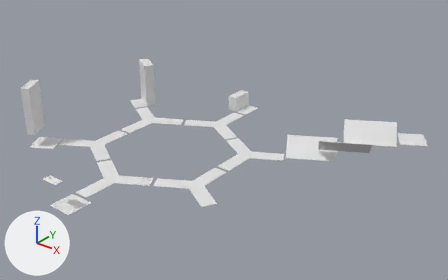
The Blender file Assets/Resources/Levels/IntroLevel8.blend: old version first, new version second.
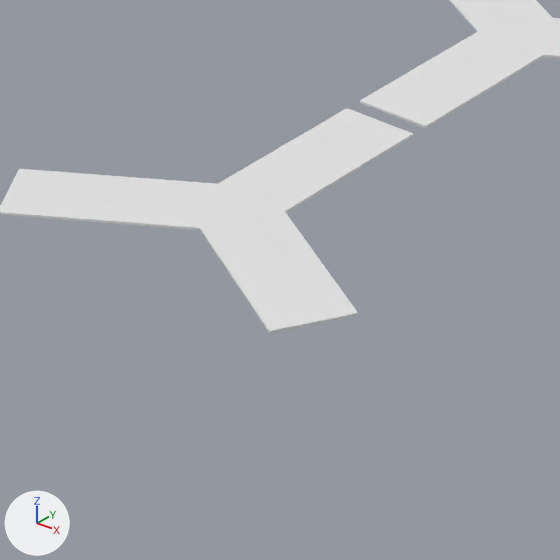
The first picture shows the older version from a 50 mm lens placed at (238.0, -247.0, 189.0), pointed at (38.0, 4.0, 34.0). The close-ups show both versions on the part from 34% to 56% of the width and 53% to 88% of the height of that picture; other places that the commit changed are outside them. The axes (+X, +Y, +Z) are drawn at lower left. The lights are the same throughout.

The older version as bpy lines, for what is in view:
```python
me_cube_005 = bpy.data.meshes.new('Cube.005')
me_cube_005.from_pydata(...)  # a box spanning x -1.0..1.0, y -1.0..1.0, z -1.0..1.0
me_cube_005.materials.append(mat_marbletexture1_jpg)  # its picture is missing
me_cylinder_004 = bpy.data.meshes.new('Cylinder.004')
me_cylinder_004.from_pydata(...)  # 18 vertices, 17 faces; spans x -21.7..21.7, y -22.5..15.0, z -0.1..0.1
me_cylinder_004.materials.append(mat_marbletexture1_jpg)  # its picture is missing
me_cylinder_005 = bpy.data.meshes.new('Cylinder.005')
me_cylinder_005.from_pydata(...)  # 18 vertices, 17 faces; spans x -21.7..21.7, y -22.5..15.0, z -0.1..0.1
me_cylinder_005.materials.append(mat_marbletexture1_jpg)  # its picture is missing
ob_fanbladese = bpy.data.objects.new('FanBladesE', me_cylinder_004)
ob_fanbladese.location = (40.7, 22.0, 18.1)
ob_fanbladesf = bpy.data.objects.new('FanBladesF', me_cylinder_005)
ob_fanbladesf.location = (40.7, -25.1, 18.1)
ob_fanbladesf.rotation_euler = (0.0, 0.0, 1.047)  # degrees (0, 0, 60)
ob_gimmeplatform = bpy.data.objects.new('GimmePlatform', me_cube_005)
ob_gimmeplatform.location = (3.2, -80.6, 18.3)
ob_gimmeplatform.scale = (7.5, 7.5, 0.125)
```
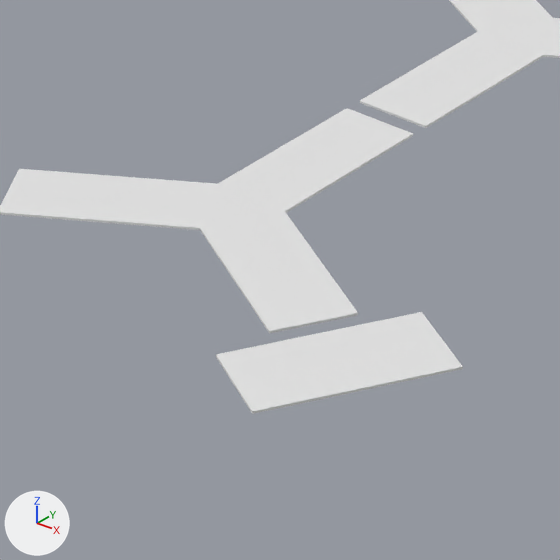
What changed in the scene script:
```text
Add ob_halfpipespacerplatform:
    ob_halfpipespacerplatform = bpy.data.objects.new('HalfPipeSpacerPlatform', me_cube_005.copy())  # the mesh of ob_gimmeplatform
    ob_halfpipespacerplatform.location = (66.2, -40.0, 18.2)
    ob_halfpipespacerplatform.rotation_euler = (0.0, 0.0, 1.047)  # degrees (0, 0, 60)
    ob_halfpipespacerplatform.scale = (10.0, 5.0, 0.125)
```

Pixel boxes (x1, y1, x2, y2) of what changed, in the close-ups (560 x 560 px):
'HalfPipeSpacerPlatform', added
    after: (216, 312, 463, 414)
